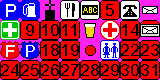
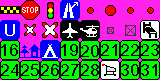
Comparing the layer stacks of the two 160 × 80 images. Changes:
showed "POI2", painted on it over [0, 0, 160, 79]
hid "POI1" over [0, 0, 160, 79]
